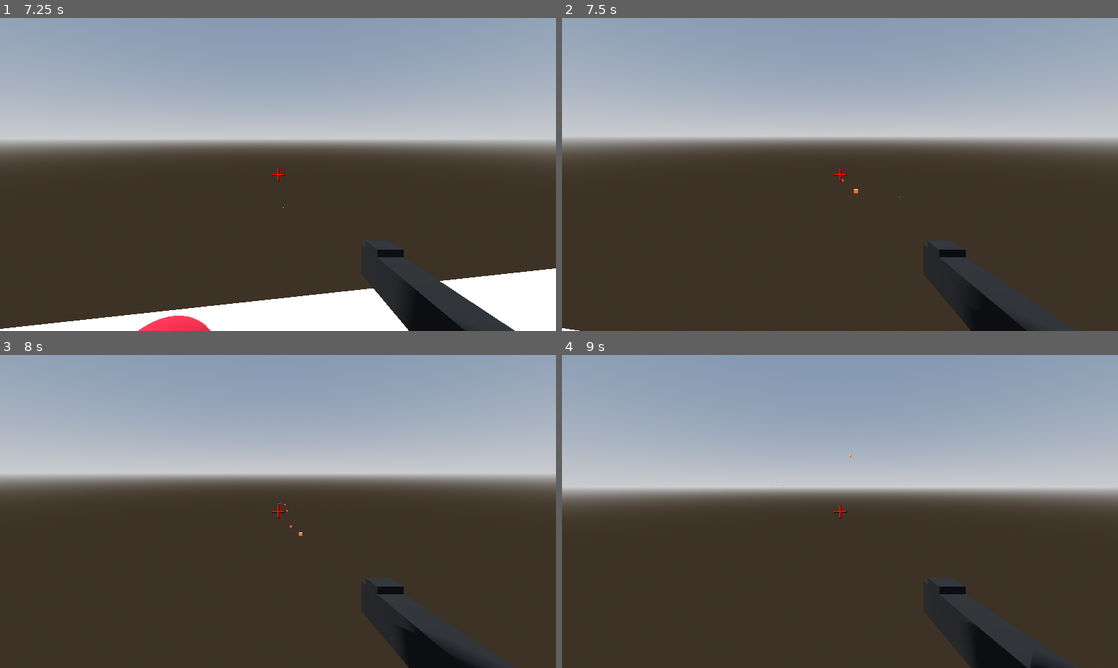
Above: before the commit, frames 1-4 (two rows, left to right).
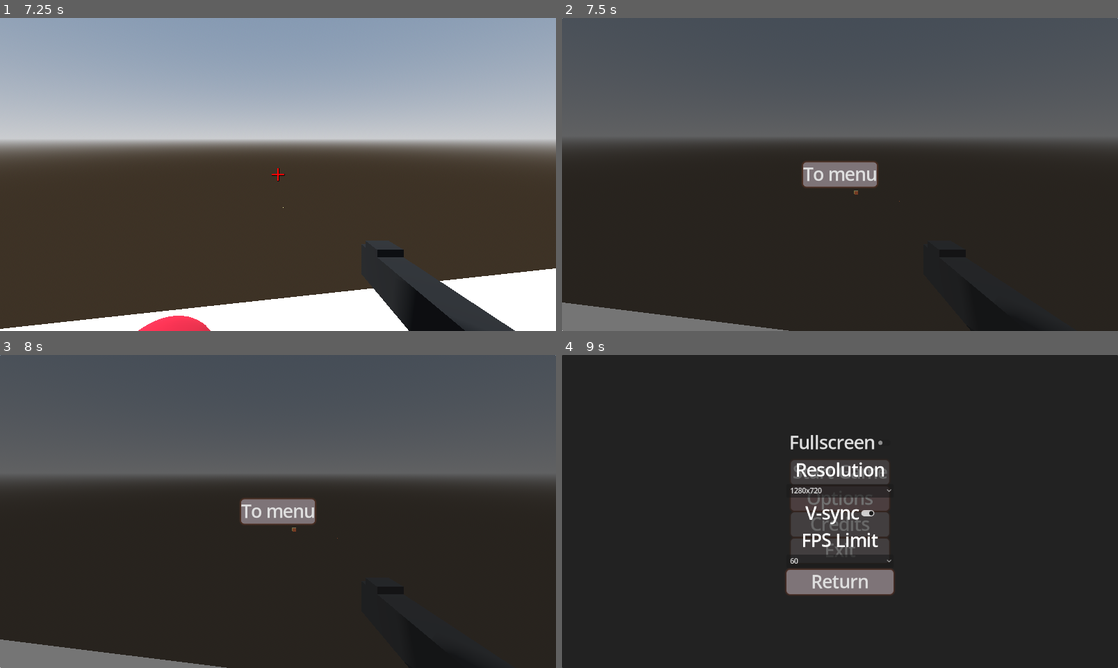
Above: after the commit, the same moments.

Repository: Redii9/Projekt_Gra_FPS
Game: Godot game, scene res://Scenes/menu.tscn
The game is run twice, just before and just after one commit, with the same random seed, the same clock (stepped at 60 frames per second) and the same inputs.
Inputs (mouse positions are in pixels of both pictures, inside the frame that each line leads up to):
- Up to frame 1 (7.25 s): click "Start Game" at 0.5 s; tap Enter at 1.25 s; move the mouse to (272, 180) at 1.27 s; press the mouse at (272, 180) at 1.28 s; hold W (forward) 1.28-3.53 s; tap Space (jump) at 1.52, 2.27, 3.77, 4.52, 6.5, 6.77 s; move the mouse to (316, 177) at 2.02 s; release the mouse at (316, 177) at 2.03 s; click (316, 177) at 2.1 s; move the mouse to (233, 171) at 2.77 s; press the mouse at (233, 171) at 2.78 s; move the mouse to (283, 174) at 3.52 s; release the mouse at (283, 174) at 3.53 s; hold A (left) 3.53-4.28 s; click (283, 174) at 3.6 s; move the mouse to (255, 168) at 4.27 s; press the mouse at (255, 168) at 4.28 s; hold W (forward) 4.28-5 s; tap Escape (esc) at 4.9 s; release the mouse at (255, 168) at 5 s; click "To menu" at 5 s; click "Start Game" at 5.75 s; move the mouse to (305, 174) at 6.52 s; hold W (forward) from 6.53 s (still down); click (305, 174) at 6.6 s
- Up to frame 2 (7.5 s): keep holding W (forward); move the mouse to (812, 174) at 7.27 s; press the mouse at (812, 174) at 7.28 s
- Up to frame 3 (8 s): keep holding W (forward)
- Up to frame 4 (9 s): move the mouse to (851, 505) at 8.02 s; release W (forward) at 8.03 s; release the mouse at (851, 505) at 8.03 s; hold D (right) 8.03-8.75 s; click (851, 505) at 8.1 s; tap Space (jump) at 8.27 s; click (840, 498) at 8.75 s, where only the run after the commit has a clickable "Options"

Frame 1 is identical in both runs. In frame 2, 50% of the frame differs, in the area x 0-100%, y 0-100%; in frame 3, 50%; in frame 4, 96%.

Commit message:
Ekran końcowy
- Dodano ekran końcowy
- Ekran końcowy ma opcje powrotu do menu
- Poprawiono pauze gry aby była uniwersalna czyli, aby odnosiła sie do grupy a nie nazwy node'a

Diff:
--- /dev/null
+++ b/Scenes/end_screen.tscn
@@ -0,0 +1,81 @@
+[gd_scene load_steps=6 format=3 uid="uid://rklukjyrillg"]
+
+[ext_resource type="Script" uid="uid://ndqqtrwf3c1f" path="res://Scripts/end_screen.gd" id="1_f2mtv"]
+
+[sub_resource type="StyleBoxFlat" id="StyleBoxFlat_syso7"]
+bg_color = Color(0.581094, 0.45728, 0.470233, 1)
+corner_radius_top_left = 8
+corner_radius_top_right = 8
+corner_radius_bottom_right = 8
+corner_radius_bottom_left = 8
+shadow_color = Color(0.443137, 0.235294, 0.160784, 0.6)
+shadow_size = 5
+
+[sub_resource type="StyleBoxFlat" id="StyleBoxFlat_f2mtv"]
+bg_color = Color(0.580392, 0.458824, 0.470588, 1)
+corner_radius_top_left = 8
+corner_radius_top_right = 8
+corner_radius_bottom_right = 8
+corner_radius_bottom_left = 8
+shadow_color = Color(0.443137, 0.235294, 0.160784, 0.6)
+shadow_size = 5
+
+[sub_resource type="StyleBoxFlat" id="StyleBoxFlat_1gwaw"]
+bg_color = Color(0.494118, 0.454902, 0.470588, 1)
+corner_radius_top_left = 8
+corner_radius_top_right = 8
+corner_radius_bottom_right = 8
+corner_radius_bottom_left = 8
+shadow_color = Color(0.443137, 0.235294, 0.160784, 0.6)
+shadow_size = 5
+
+[sub_resource type="StyleBoxFlat" id="StyleBoxFlat_bhpww"]
+bg_color = Color(0.493041, 0.454238, 0.472409, 1)
+corner_radius_top_left = 8
+corner_radius_top_right = 8
+corner_radius_bottom_right = 8
+corner_radius_bottom_left = 8
+shadow_color = Color(0.443323, 0.234534, 0.161196, 0.6)
+shadow_size = 5
+
+[node name="End_screen" type="Control"]
+layout_mode = 3
+anchors_preset = 15
+anchor_right = 1.0
+anchor_bottom = 1.0
+grow_horizontal = 2
+grow_vertical = 2
+script = ExtResource("1_f2mtv")
+
+[node name="Panel" type="Panel" parent="."]
+layout_mode = 1
+anchors_preset = 15
+anchor_right = 1.0
+anchor_bottom = 1.0
+grow_horizontal = 2
+grow_vertical = 2
+
+[node name="VBoxContainer" type="VBoxContainer" parent="."]
+layout_mode = 1
+anchors_preset = 8
+anchor_left = 0.5
+anchor_top = 0.5
+anchor_right = 0.5
+anchor_bottom = 0.5
+offset_left = -20.0
+offset_top = -20.0
+offset_right = 20.0
+offset_bottom = 20.0
+grow_horizontal = 2
+grow_vertical = 2
+
+[node name="menu" type="Button" parent="VBoxContainer"]
+layout_mode = 2
+theme_override_font_sizes/font_size = 40
+theme_override_styles/focus = SubResource("StyleBoxFlat_syso7")
+theme_override_styles/hover = SubResource("StyleBoxFlat_f2mtv")
+theme_override_styles/pressed = SubResource("StyleBoxFlat_1gwaw")
+theme_override_styles/normal = SubResource("StyleBoxFlat_bhpww")
+text = "To menu"
+
+[connection signal="pressed" from="VBoxContainer/menu" to="." method="_on_menu_pressed"]
--- a/Scenes/main.tscn
+++ b/Scenes/main.tscn
@@ -16,7 +16,7 @@
 sky = SubResource("Sky_bo1nx")
 tonemap_mode = 2
 
-[node name="Main" type="Node3D"]
+[node name="Main" type="Node3D" groups=["game"]]
 script = ExtResource("1_bo1nx")
 
 [node name="WorldEnvironment" type="WorldEnvironment" parent="."]
--- /dev/null
+++ b/Scripts/end_screen.gd
@@ -0,0 +1,7 @@
+extends Control
+
+func _on_menu_pressed() -> void:
+	for end_screen in get_tree().get_nodes_in_group("end_screen_instances"):
+		end_screen.queue_free()
+
+	get_tree().change_scene_to_file("res://Scenes/menu.tscn")
--- a/Scripts/esc_ui.gd
+++ b/Scripts/esc_ui.gd
@@ -1,5 +1,8 @@
 extends Control
 
+func _input(_event: InputEvent) -> void:
+	if Input.is_action_just_pressed("esc"):
+		_on_return_pressed()
 
 func _on_menu_pressed() -> void:
 	for esc in get_tree().get_nodes_in_group("esc_ui_instances"):
@@ -11,5 +14,7 @@
 func _on_return_pressed() -> void:
 	for esc in get_tree().get_nodes_in_group("esc_ui_instances"):
 		esc.queue_free()
-	get_tree().root.get_node("Main").process_mode = Node.PROCESS_MODE_INHERIT
+	var main_nodes = get_tree().get_nodes_in_group("game")
+	for node in main_nodes:
+		node.process_mode = Node.PROCESS_MODE_INHERIT
 	Input.set_mouse_mode(Input.MOUSE_MODE_CAPTURED)
--- a/Scripts/main.gd
+++ b/Scripts/main.gd
@@ -13,11 +13,15 @@
 	if esc_ui:
 		for esc in get_tree().get_nodes_in_group("esc_ui_instances"):
 			esc.queue_free()
-		get_tree().root.get_node("Main").process_mode = Node.PROCESS_MODE_INHERIT
+		var main_nodes = get_tree().get_nodes_in_group("game")
+		for node in main_nodes:
+			node.process_mode = Node.PROCESS_MODE_INHERIT
 		Input.set_mouse_mode(Input.MOUSE_MODE_CAPTURED)
 	else:
 		esc_ui = load("res://Scenes/esc_ui.tscn").instantiate()
 		esc_ui.add_to_group("esc_ui_instances")
 		get_tree().root.add_child(esc_ui)
-		get_tree().root.get_node("Main").process_mode = Node.PROCESS_MODE_DISABLED
+		var main_nodes = get_tree().get_nodes_in_group("game")
+		for node in main_nodes:
+			node.process_mode = Node.PROCESS_MODE_DISABLED
 		Input.set_mouse_mode(Input.MOUSE_MODE_VISIBLE)
--- a/Scripts/player.gd
+++ b/Scripts/player.gd
@@ -74,3 +74,13 @@
 # dodac hp i utrate hp oraz mechanika gdy spadnie ponizej 0 (hp <= 0)
 func take_player_damage(damage):
 	print("Player took", damage, " damage")
+	apply_end_screen()
+
+func apply_end_screen() -> void:
+	var end_screen = load("res://Scenes/end_screen.tscn").instantiate()
+	end_screen.add_to_group("end_screen_instances")
+	get_tree().root.add_child(end_screen)
+	var main_nodes = get_tree().get_nodes_in_group("game")
+	for node in main_nodes:
+		node.call_deferred("set", "process_mode", Node.PROCESS_MODE_DISABLED)
+	Input.set_mouse_mode(Input.MOUSE_MODE_VISIBLE)
--- a/project.godot
+++ b/project.godot
@@ -35,6 +35,7 @@
 
 enemy=""
 player=""
+game=""
 
 [gui]
 
Not shown, added: Scripts/end_screen.gd.uid
